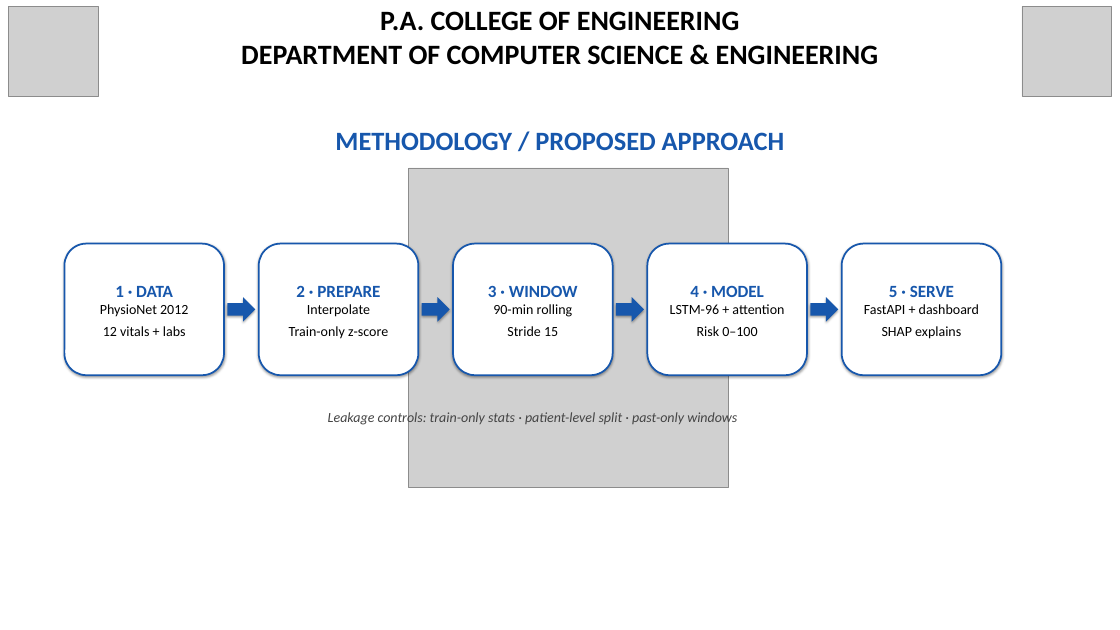
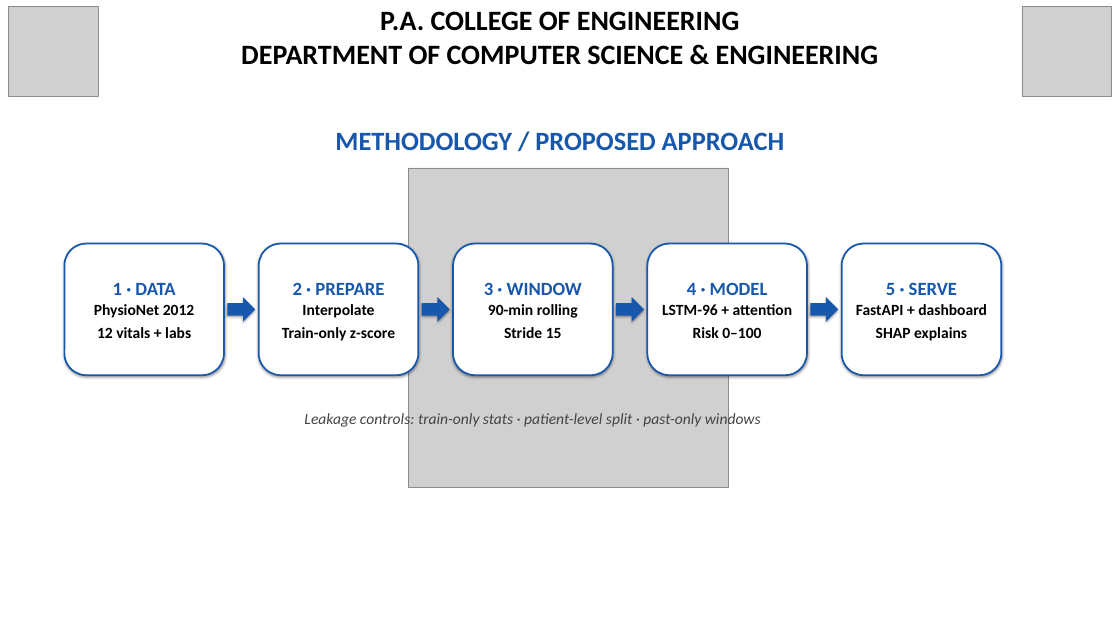
Before and after one commit to Dinaltium/SynCura, a slide deck: slide 7 of ppt/SynCura_Deck_V3_FINAL.pptx. Drawn at 1120x630 pixels with LibreOffice and Linux fonts; fonts in the diff are those of the drawing; grey boxes stand for pictures. Boxes give left, top, right and bottom in pixels: in the first picture for what was removed or moved away, otherwise in the second. Text is boxed around its words. In the diff, an @@ line names an element or a change of style, - is before the commit and + after.

Commit message:
increase content text for projection

```diff
--- a/ppt/SynCura_Deck_V3_FINAL.pptx
+++ b/ppt/SynCura_Deck_V3_FINAL.pptx
@@ rounded rectangle "1 · DATA" at bbox=[64, 244, 224, 375]: size 22 to 24 pt in "1 · DATA"; size 18 to 20 pt, bold on in "PhysioNet 2012 12 vitals + labs" @@
@@ rounded rectangle "2 · PREPARE" at bbox=[259, 244, 418, 375]: size 22 to 24 pt in "2 · PREPARE"; size 18 to 20 pt, bold on in "Interpolate Train-only z-score" @@
@@ rounded rectangle "3 · WINDOW" at bbox=[453, 244, 613, 375]: size 22 to 24 pt in "3 · WINDOW"; size 18 to 20 pt, bold on in "90-min rolling Stride 15" @@
@@ rounded rectangle "4 · MODEL" at bbox=[647, 244, 807, 375]: size 22 to 24 pt in "4 · MODEL"; size 18 to 20 pt, bold on in "LSTM-96 + attention Risk 0–100" @@
@@ rounded rectangle "5 · SERVE" at bbox=[842, 244, 1001, 375]: size 22 to 24 pt in "5 · SERVE"; size 18 to 20 pt, bold on in "FastAPI + dashboard SHAP explains" @@
@@ text "Leakage controls: train-only stats · ..." at bbox=[304, 410, 761, 428]: size 18 to 20 pt @@
```
Also in this commit, not shown: 13 other slides changed.
